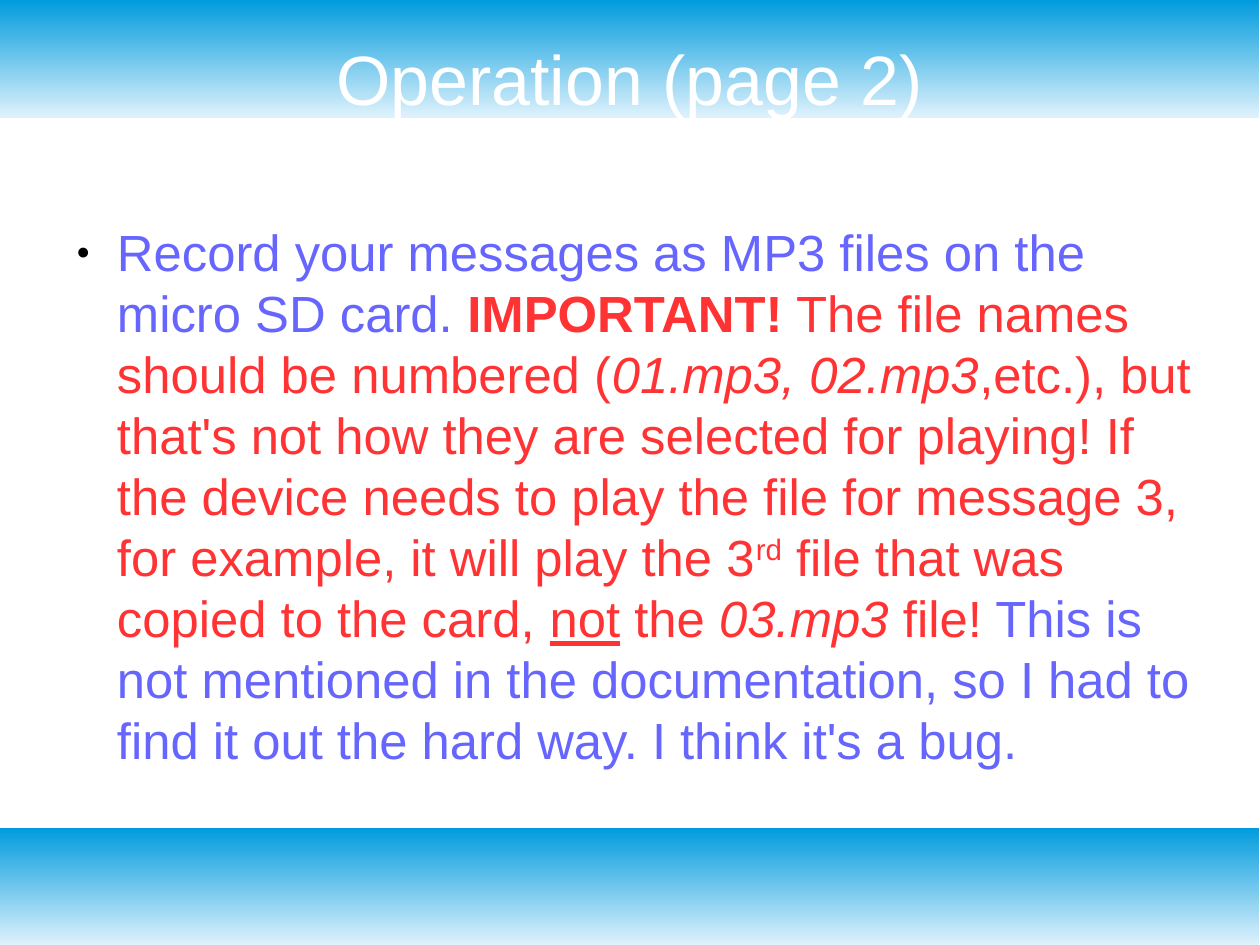
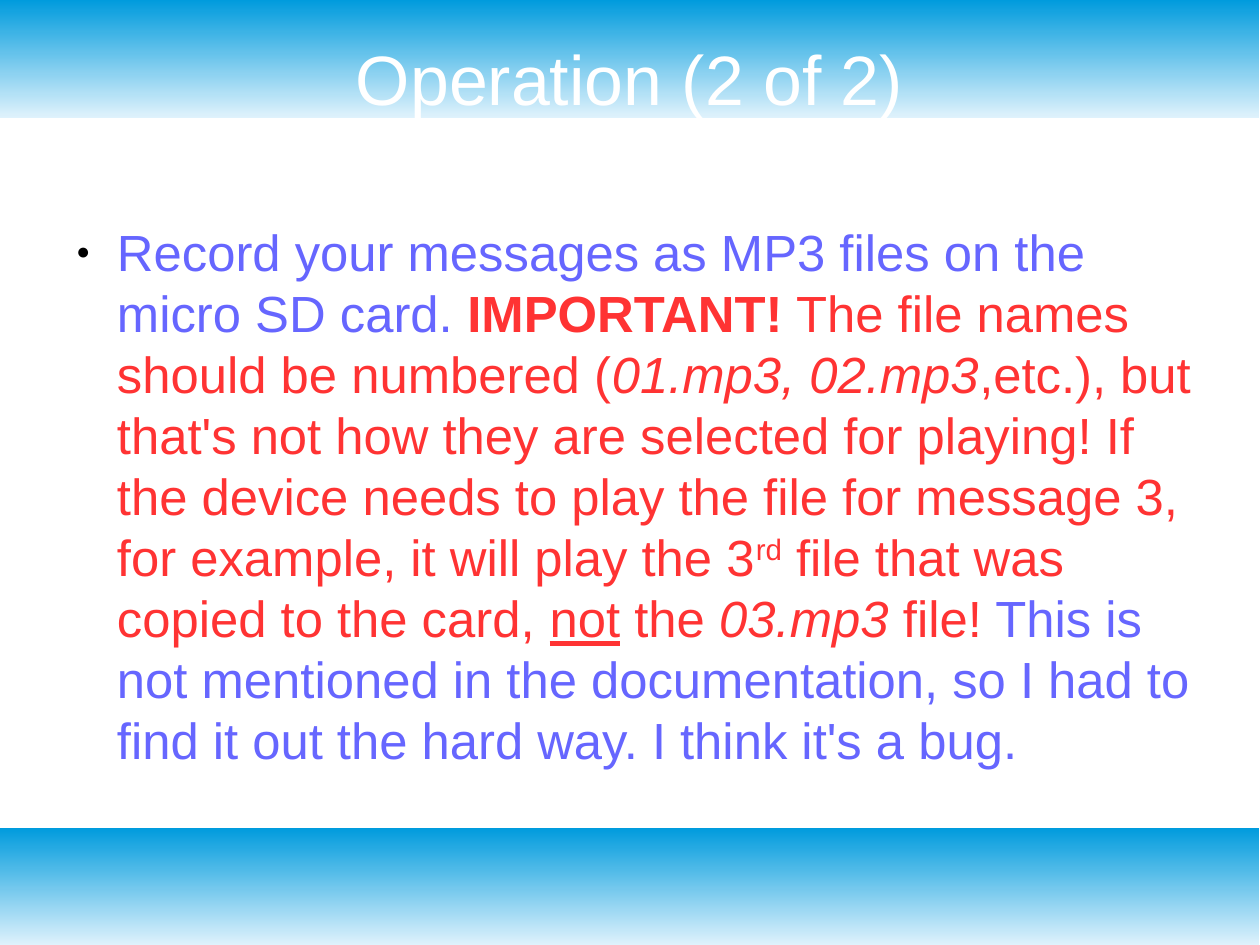
Before and after one commit to buteomont/mqttListener, a slide deck: slide 8 of presentation/HOT Club presentation.odp. Drawn at 1260x945 pixels with LibreOffice and Linux fonts; fonts in the diff are those of the drawing. Boxes give left, top, right and bottom in pixels: in the first picture for what was removed or moved away, otherwise in the second. Text is boxed around its words. In the diff, an @@ line names an element or a change of style, - is before the commit and + after.

```diff
--- a/presentation/HOT Club presentation.odp
+++ b/presentation/HOT Club presentation.odp
@@ title at <box>356,49,903,118</box>: text changed @@
-Operation (page 2)
+Operation (2 of 2)
```
Also in this commit, not shown: 6 other slides changed, 1 slide added, 1 other file.
